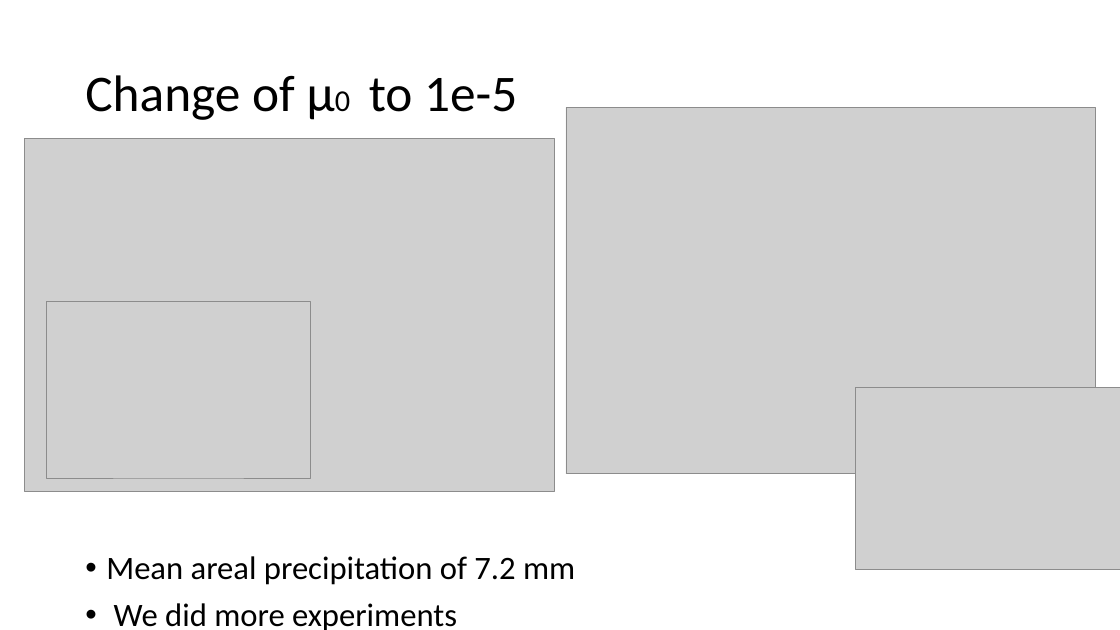
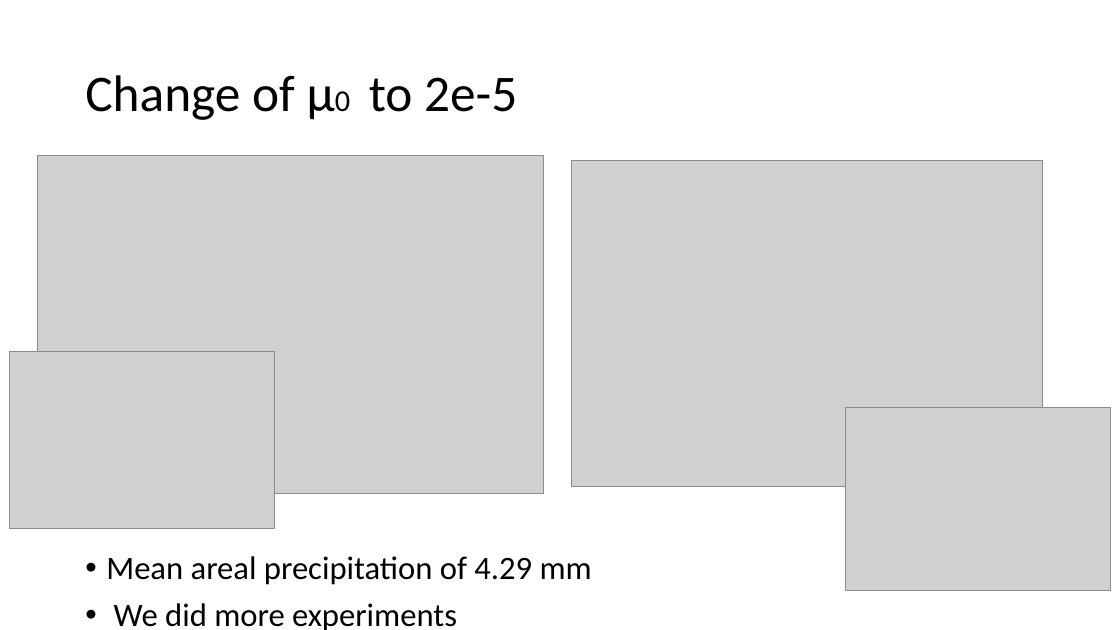
Before and after one commit to meteoNL/CloudParcelModel_SOACproject, a slide deck: slide 12 of model_representation.pptx. Drawn at 1120x630 pixels with LibreOffice and Linux fonts; fonts in the diff are those of the drawing; grey boxes stand for pictures. Boxes give left, top, right and bottom in pixels: in the first picture for what was removed or moved away, otherwise in the second. Text is boxed around its words. In the diff, an @@ line names an element or a change of style, - is before the commit and + after.

```diff
--- a/model_representation.pptx
+++ b/model_representation.pptx
@@ title at (85, 75, 517, 120): text changed @@
-Change of μ0 to 1e-5
+Change of μ0 to 2e-5
@@ picture: place and size @@
-picture at (25, 138, 555, 492)
+picture at (38, 155, 544, 494)
@@ picture: place and size @@
-picture at (566, 108, 1096, 474)
+picture at (571, 160, 1043, 486)
@@ picture removed at (46, 302, 311, 479) @@
@@ picture added at (10, 351, 275, 528) @@
@@ picture: place and size @@
-picture at (855, 387, 1120, 570)
+picture at (846, 408, 1111, 591)
@@ text at (106, 556, 592, 585): text changed @@
-• Mean areal precipitation of 7.2 mm
+• Mean areal precipitation of 4.29 mm
```
Also in this commit, not shown: 5 other slides changed, 2 other files.
